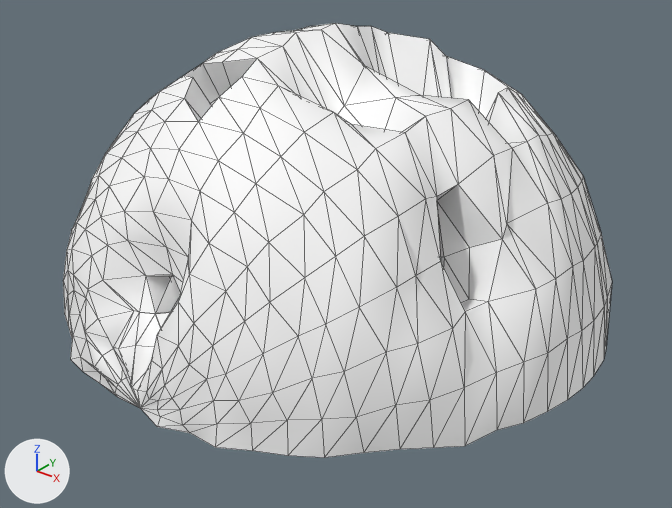
One commit to the FBX model Assets/Game Assets/IMPORTS/Levels/Earth_core/earth_core_env.fbx: the scene before it, then after it.
One viewpoint serves both versions: a camera (50 mm lens) standing at (964.0, -1207.0, 832.0) and looking at (33.0, -43.0, 110.0). Lighting does not change. The marker at lower left points along +X, +Y and +Z. Mesh edges are drawn as thin lines. Where no turn or scale is listed for an object, it has been applied to the vertices. Vertices at the same position are counted once.

Names of what the first picture shows: 'crust'.
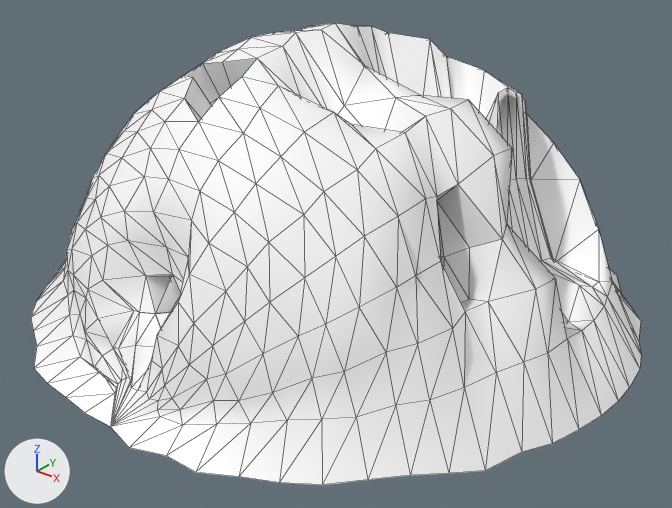
Boxes [x1, y1, x2, y2] around the edits, measured in the pictures (672 x 508 px):
'crust', reshaped (11% wider, 6% taller): before [63, 23, 612, 458]; after [31, 23, 641, 485]
part 1 of me_mesh, built on: before [63, 88, 612, 458]; after [31, 88, 641, 485]

Patch to the scene script:
```diff
--- a/Assets/Game Assets/IMPORTS/Levels/Earth_core/earth_core_env.fbx.py
+++ b/Assets/Game Assets/IMPORTS/Levels/Earth_core/earth_core_env.fbx.py
@@ me_mesh @@
 # used by ob_crust; location = (0.0, 0.0, 0.0)
-me_mesh.from_pydata(...)  # 526 vertices, 926 faces; spans x -493.0..496.0, y -494.0..495.0, z -17.0..491.0
+me_mesh.from_pydata(...)  # 535 vertices, 935 faces; spans x -552.0..554.0, y -551.0..553.0, z -47.0..491.0
+# me_mesh part 1
+# 3 faces are deleted
+# 3 vertices in x 318.0..332.0, y 60.0..159.0, z 337.0..356.0 move by (-50.0, 0.0, -89.0)
+# 81 vertices move from x -493.0..496.0, y -492.0..494.0, z -17.0..327.0 to x -552.0..554.0, y -551.0..553.0, z -17.0..247.0
+# 9 vertices are added at x 309.0..419.0, y -27.0..96.0, z -47.0..70.0
+# 12 new faces join them
 me_mesh.materials.append(mat_phong2)
```
